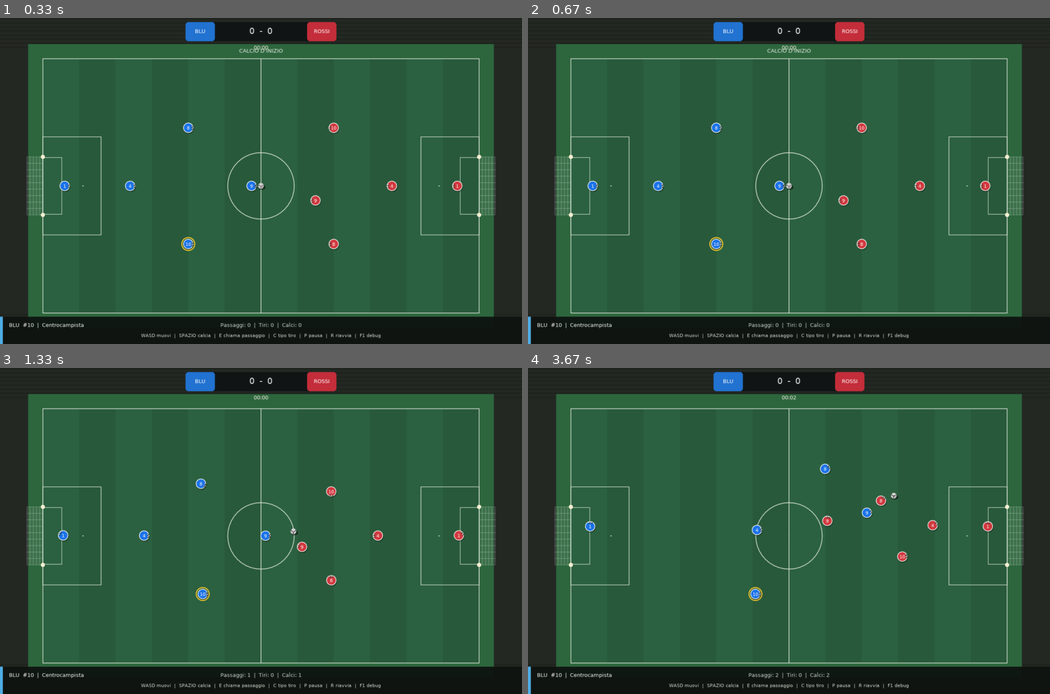
Above: before the commit, frames 1-4 (two rows, left to right).
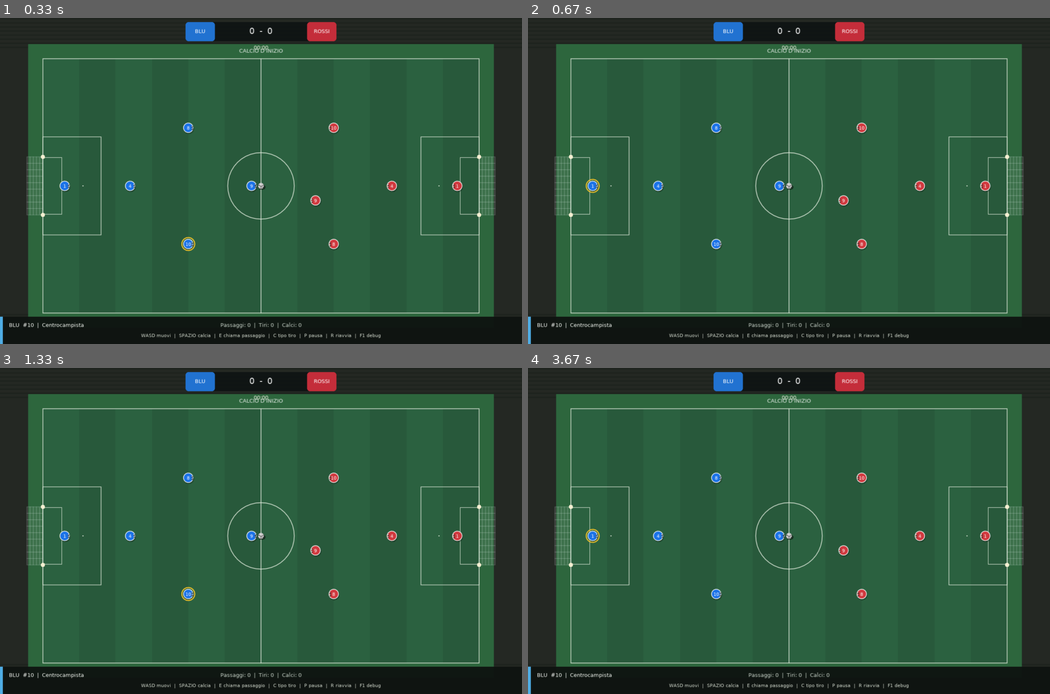
Above: after the commit, the same moments.

Repository: Askeladd22/FoosballPhysicsLab
Game: LÖVE game, started from main.lua
The game is run twice, just before and just after one commit, with the same random seed, the same clock (stepped at 60 frames per second) and the same inputs.
Inputs:
- Up to frame 1 (0.33 s): no input
- Up to frame 2 (0.67 s): tap 1 at 0.33 s
- Up to frame 3 (1.33 s): hold Tab 0.67-1.13 s; hold Right 0.67-1.13 s; tap 2 at 1.17 s
- Up to frame 4 (3.67 s): hold Tab 1.5-1.97 s; hold Right 1.5-1.97 s; tap 1 at 2.5, 3.23, 3.53 s; tap Tab at 2.83 s

Frame 1 is identical in both runs. In frame 2, less than 0.1% of the frame differs, in the area x 11-38%, y 49-72%; in frame 3, 1.2%; in frame 4, 1.3%, in the area x 10-90%, y 8-95%.

Commit message:
Add prematch choice for goalkeeper or midfielder, with fixed controlled disc

Diff:
--- a/main.lua
+++ b/main.lua
@@ -5,7 +5,7 @@
 local STEP=1/120
 local accumulator=0
 local match
-local ui={mode="instant",charging=false,charge=0,debug=false}
+local ui={mode="instant",charging=false,charge=0,debug=false,chooseRole=true}
 local pendingKick,pendingCall=nil,false
 local beforePause="play"
 local function axis(positive,negative)
@@ -20,6 +20,27 @@
 function love.keypressed(key,_,isrepeat)
     if key=="escape" then
         love.event.quit()
+        return
+    end
+    -- Role is chosen before starting a new match. No live player swapping.
+    if ui.chooseRole then
+        if key=="1" or key=="kp1" then
+            match=Sim.new("GK")
+            ui.chooseRole=false
+            accumulator=0
+        elseif key=="2" or key=="kp2" then
+            match=Sim.new("RM")
+            ui.chooseRole=false
+            accumulator=0
+        end
+        return
+    end
+    if key=="tab" then
+        ui.chooseRole=true
+        match=Sim.new()
+        accumulator=0
+        pendingKick,pendingCall=nil,false
+        ui.charging,ui.charge=false,0
     elseif key=="r" then
         Sim.restart(match)
         accumulator=0
@@ -68,6 +89,10 @@
     end
 end
 function love.update(dt)
+    if ui.chooseRole then
+        accumulator=0
+        return
+    end
     dt=math.min(dt,0.05)
     if ui.charging and match.phase=="play" then
         ui.charge=math.min(0.6,ui.charge+dt)
